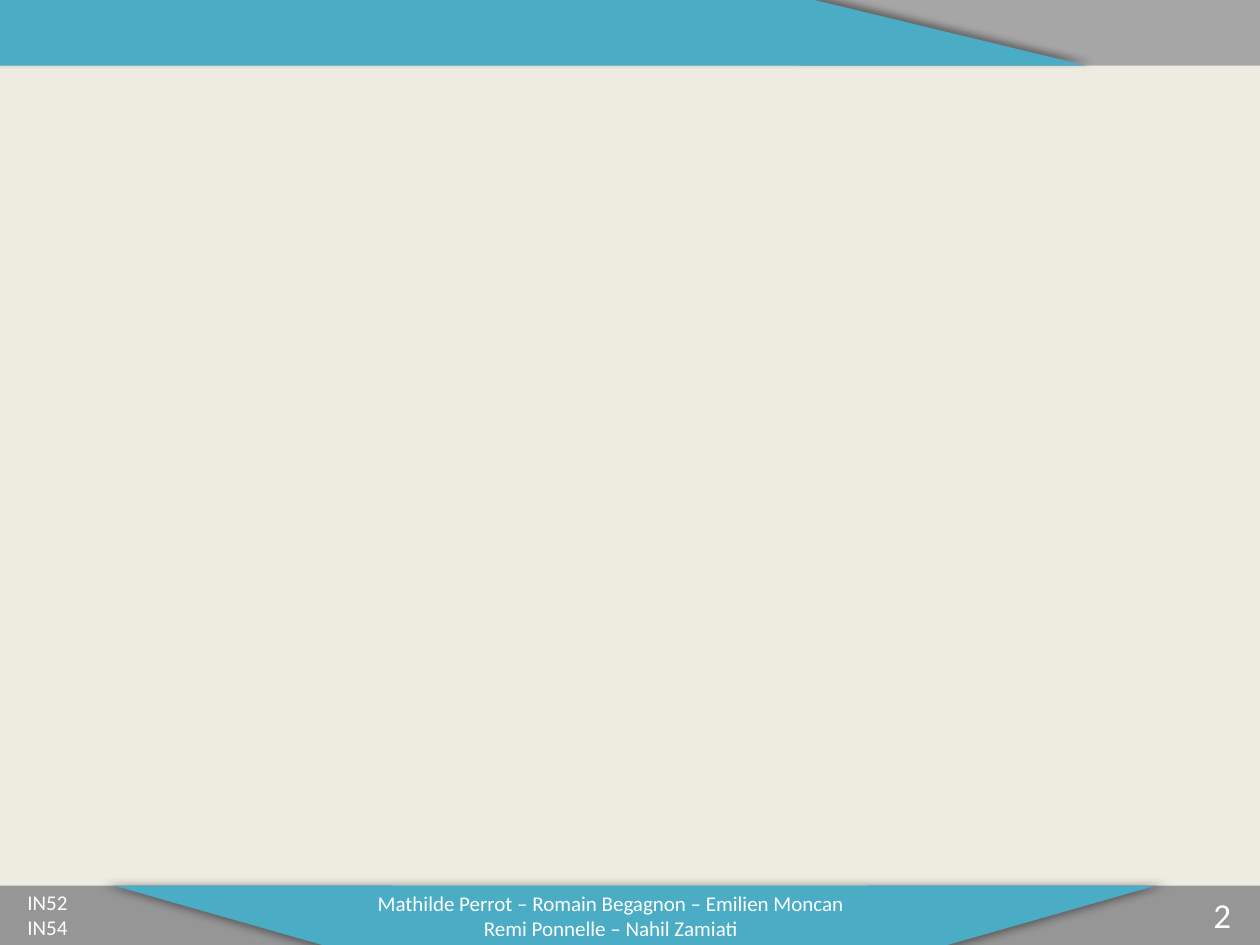
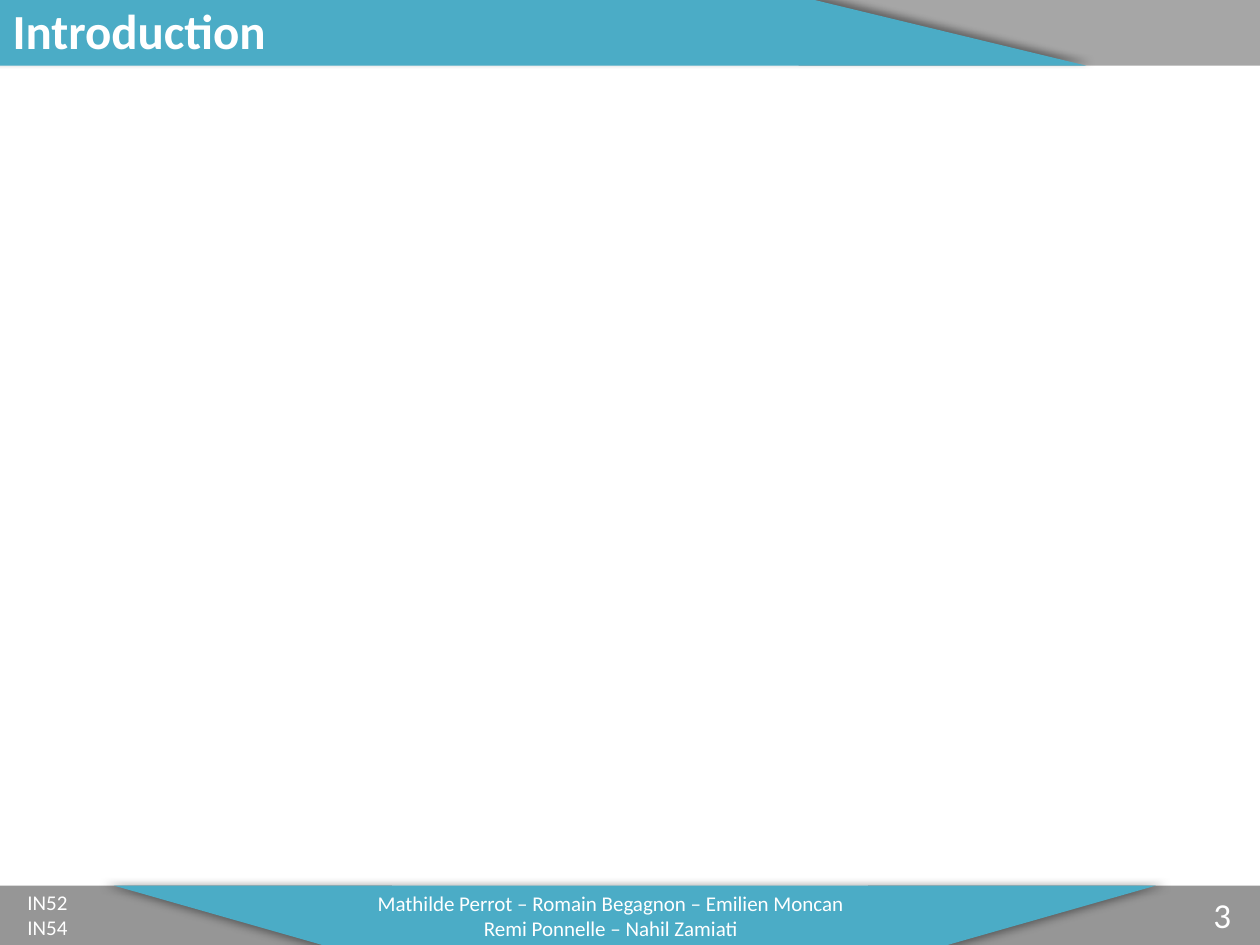
Before and after one commit to mathper/IN, a slide deck: slide 3 of Soutenance.pptx (slide 2 before the commit). Drawn at 1260x945 pixels with LibreOffice and Linux fonts; fonts in the diff are those of the drawing; background and template pictures are left out. Boxes give left, top, right and bottom in pixels: in the first picture for what was removed or moved away, otherwise in the second. Text is boxed around its words. In the diff, an @@ line names an element or a change of style, - is before the commit and + after.

```diff
--- a/Soutenance.pptx
+++ b/Soutenance.pptx
@@ background #EEECE1 to #FFFFFF @@
@@ title added at [13,14,266,50], 28 pt, text #FFFFFF, bold @@
+Introduction
@@ page number at [1213,905,1231,928]: text changed @@
-2
+3
```
Also in this commit, not shown: 1 other slide changed, 8 slides added.
